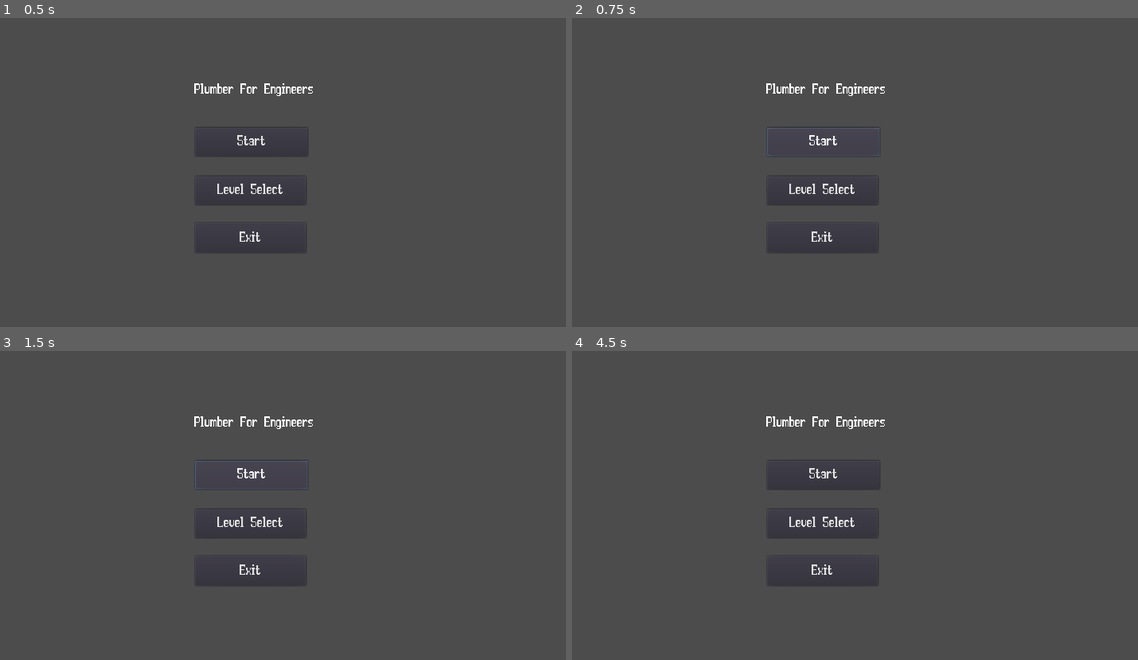
Above: before the commit, frames 1-4 (two rows, left to right).
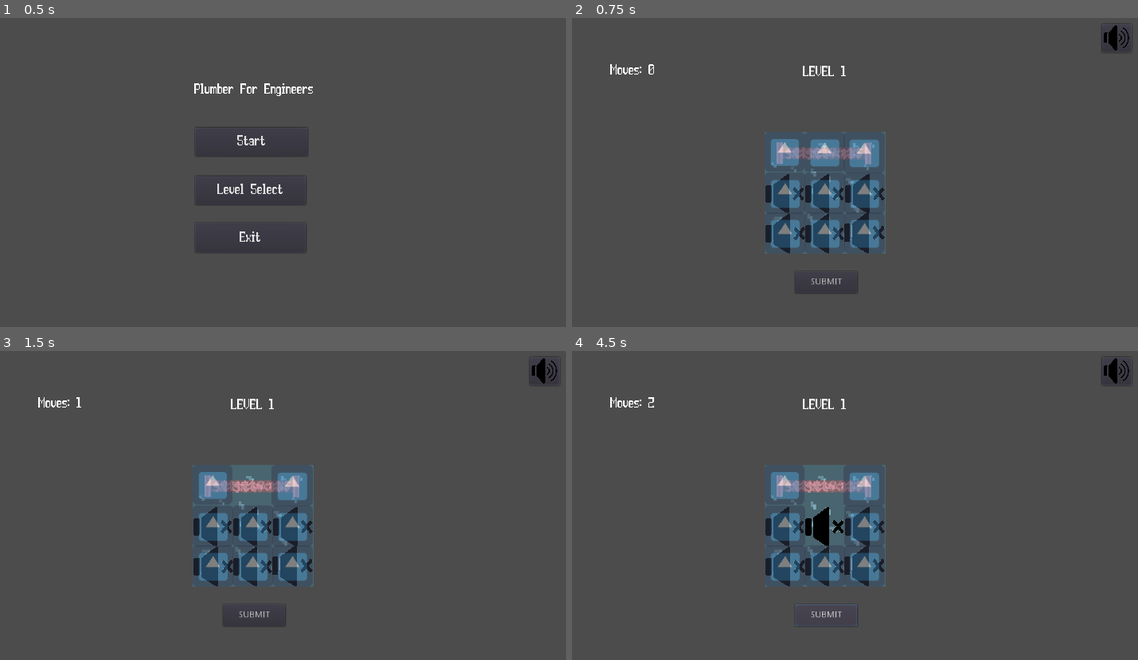
Above: after the commit, the same moments.

Repository: Jackyline/TDDD23-Computer-Game
Game: Godot game, scene res://scenes/Menu.tscn
The game is run twice, just before and just after one commit, with the same random seed, the same clock (stepped at 60 frames per second) and the same inputs. The engine's default icon, where the game draws it, is replaced by a stand-in: a white triangle on a blue panel in a dark square. Sound files missing from this copy of the repository are replaced by a short silence.
Inputs (mouse positions are in pixels of both pictures, inside the frame that each line leads up to):
- Up to frame 1 (0.5 s): no input
- Up to frame 2 (0.75 s): click "Start" at 0.5 s
- Up to frame 3 (1.5 s): click (249, 474) at 1.25 s, where only the run before the commit has a clickable "Start"
- Up to frame 4 (4.5 s): click (826, 613) at 2 s, where only the run after the commit has a clickable "SUBMIT"; click (821, 524) at 2.75 s, where only the run before the commit has a clickable "Level Select"; click (594, 403) at 3.52 s; click (826, 613) at 4.25 s, where only the run after the commit has a clickable "SUBMIT"

Frame 1 is identical in both runs. In frame 2, 6.9% of the frame differs, in the area x 6-99%, y 2-90%; in frame 3, 7.2%; in frame 4, 7.8%, in the area x 6-99%, y 2-89%.

Commit message:
fix: able to start game again

Diff:
--- a/scenes/Scene1.tscn
+++ b/scenes/Scene1.tscn
@@ -12,7 +12,6 @@
 [ext_resource path="res://textures/background.png" type="Texture" id=10]
 [ext_resource path="res://textures/pipe.png" type="Texture" id=11]
 [ext_resource path="res://textures/pipe-end2.png" type="Texture" id=12]
-[ext_resource path="res://scripts/MovesPanel.gd" type="Script" id=13]
 [ext_resource path="res://scripts/MovesText.gd" type="Script" id=14]
 [ext_resource path="res://scripts/Scene1.gd" type="Script" id=15]
 
@@ -58,7 +57,6 @@
 margin_right = 193.577
 margin_bottom = 128.4
 custom_styles/panel = SubResource( 1 )
-script = ExtResource( 13 )
 __meta__ = {
 "_edit_use_anchors_": false
 }
Not shown: 1 places in scenes/Scene1.tscn that only renumber resources
